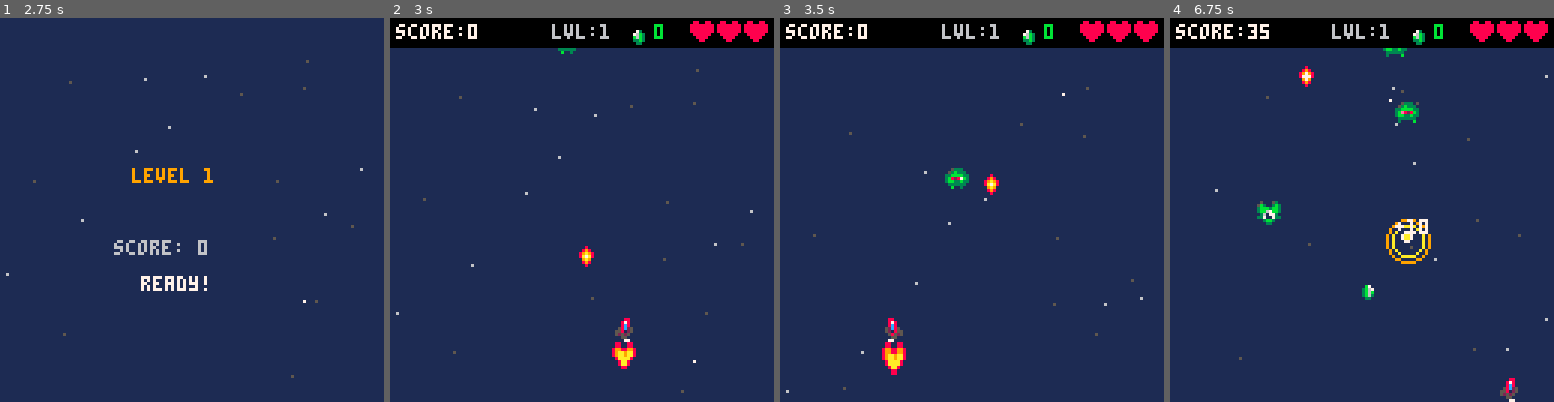
Above: before the commit, frames 1-4 (left to right).
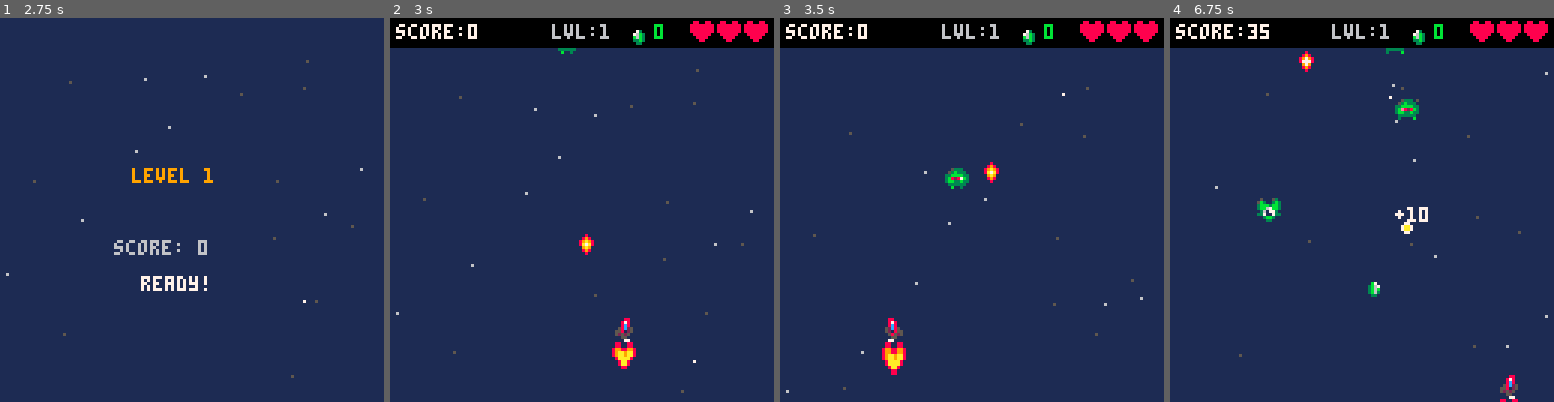
Above: after the commit, the same moments.

Repository: smithjustinn84-netizen/pico8-space-shooter
Game: PICO-8 cartridge space.p8
Two runs of this game, one before a commit and one after it. Both use one fixed random seed, a clock stepped at 60 frames per second and the inputs below.
Inputs:
- Up to frame 1 (2.75 s): tap X (X key) at 0.33, 1.07, 1.85 s; tap O (Z key) at 0.7, 1.7, 2.1, 2.5 s; hold Right 1.6-2.1 s; hold Up 2.15-2.42 s; hold Right from 2.47 s (still down)
- Up to frame 2 (3 s): keep holding Right; tap O (Z key) at 2.9 s; tap X (X key) at 2.97 s
- Up to frame 3 (3.5 s): release Right at 3.03 s; hold Left from 3.08 s (still down); tap O (Z key) at 3.3 s
- Up to frame 4 (6.75 s): release Left at 3.58 s; hold Down 3.63-3.97 s; tap O (Z key) every 0.4 s from 3.7 to 6.5 s; hold Right 4.02-4.68 s; tap X (X key) at 4.08, 5.2, 6.32 s; hold Up 4.73-5.03 s; hold Left 5.08-5.68 s; hold Down 5.73-6.03 s; hold Right 6.08-6.58 s; hold Right from 6.63 s (still down)

Frame 1 is identical in both runs. In frame 2, 0.2% of the frame differs, in the area x 49-54%, y 56-74%; in frame 3, 0.2%; in frame 4, 2.0%, in the area x 11-99%, y 7-100%.

Commit message:
fix: nil crash and player death on stage clear; reformat code

Diff:
--- a/space.p8
+++ b/space.p8
@@ -27,6 +27,7 @@
 
 function _init()
   hi_score = 0
+  final_score = 0
   level = 1
   level_kills = 0
   level_bonus = 0
@@ -130,8 +131,13 @@
     level = 1
     level_kills = 0
     level_bonus = 0
+    entities = {}
+    -- layer-filtered sub-lists: avoid O(n²) full entity scans
+    bullets = {}
+    enemies = {}
+    ebullets = {}
+    gems = {}
     init_player()
-    entities = {}
     shake_t = 0
     shake_mag = 0
     hit_flash_t = 0
@@ -155,33 +161,39 @@
       if level >= 4 and rnd(100) < 0.5 * scale then spawn_enemy("tank") end
       -- level 3+: spinners
       if level >= 3 and rnd(100) < 0.8 * scale then spawn_enemy("spinner") end
-    end
+      -- level 4+: hunters patrol then dive (state-machine enemy)
+      if level >= 4 and rnd(100) < 0.5 * scale then spawn_hunter() end
+    end
+    -- unified entity loop: player + all enemies/bullets/fx
     for e in all(entities) do
       e.update(e)
-      if e.dead then del(entities, e) end
+      if e.dead and e.tag ~= "player" then
+        del(entities, e)
+        -- keep typed sub-lists in sync
+        if e.tag == "bullet" then del(bullets, e) end
+        if e.tag == "enemy" then del(enemies, e) end
+        if e.tag == "ebullet" then del(ebullets, e) end
+        if e.tag == "gem" then del(gems, e) end
+      end
+    end
+    if not p.dead then
+      check_collisions()
     end
     if stage_completing then
       local any = false
       for e in all(entities) do
-        if e.tag == "gem" then any = true break end
+        if e.tag == "gem" then
+          any = true break
+        end
       end
       if not any then
         stage_completing = false
         entities = {}
+        -- re-insert player so it survives the wipe
+        add(entities, p, 1)
         go_to_level_intro()
         return
       end
-    end
-    if not p.dead then
-      update_player(p)
-      check_collisions()
-    else
-      death_timer -= 1
-      if death_timer > 0 and death_timer % 20 == 0 then
-        add(entities, make_explosion(p.x + rnd(16) - 8, p.y + rnd(16) - 8))
-        shake_screen(2, 6)
-      end
-      if death_timer <= 0 then go_to_gameover() end
     end
     if shake_t > 0 then
       shake_t -= 1
@@ -193,11 +205,7 @@
   draw = function()
     apply_shake()
     draw_stars()
-    if p.dead then
-      draw_player_death(p)
-    else
-      draw_player(p)
-    end
+    -- player is entity[1]; all entities draw in insertion order
     for e in all(entities) do
       e.draw(e)
     end
@@ -292,6 +300,7 @@
 function init_player()
   local s = ships[selected_ship]
   p = {
+    tag = "player",
     x = 60,
     y = 100,
     vx = 0,
@@ -316,8 +325,32 @@
     laser_lv = s.laser_lv,
     thrusting = false,
     t_cols = s.t_cols,
-    resources = 0
+    resources = 0,
+    dead = false,
+    -- entity update: runs movement/input, or ticks the death timer
+    update = function(self)
+      if not self.dead then
+        update_player(self)
+      else
+        death_timer -= 1
+        if death_timer > 0 and death_timer % 20 == 0 then
+          add(entities, make_explosion(self.x + rnd(16) - 8, self.y + rnd(16) - 8))
+          shake_screen(2, 6)
+        end
+        if death_timer <= 0 then go_to_gameover() end
+      end
+    end,
+    -- entity draw: renders ship or death animation
+    draw = function(self)
+      if self.dead then
+        draw_player_death(self)
+      else
+        draw_player(self)
+      end
+    end
   }
+  -- insert at front so player draws beneath enemies/bullets
+  add(entities, p, 1)
 end
 
 function update_player(obj)
@@ -368,7 +401,9 @@
 function fire_bullet(obj)
   local btype = obj.weapon
   if btype == "basic" then
-    add(entities, make_bullet(obj, "basic"))
+    local b = make_bullet(obj, "basic")
+    add(entities, b)
+    add(bullets, b)
     local d = make_debris(obj.x + 4, obj.y - 2)
     d.vx = rnd(1) - 0.5
     d.vy = -1 - rnd(1)
@@ -381,8 +416,8 @@
     local b2 = make_bullet(obj, "plasma")
     b1.x -= 3
     b2.x += 3
-    add(entities, b1)
-    add(entities, b2)
+    add(entities, b1) add(bullets, b1)
+    add(entities, b2) add(bullets, b2)
     for i = 1, 2 do
       local d = make_debris(obj.x + 4, obj.y - 2)
       d.vx = rnd(1) - 0.5
@@ -393,7 +428,8 @@
       add(entities, d)
     end
   elseif btype == "laser" then
-    add(entities, make_bullet(obj, "laser"))
+    local b = make_bullet(obj, "laser")
+    add(entities, b) add(bullets, b)
     shake_screen(1, 4)
     for i = 1, 3 do
       local d = make_debris(obj.x + 4, obj.y - 4)
@@ -511,6 +547,29 @@
 -->8
 -- tab 3: entities
 
+-- base entity constructor: creates a table with shared fields
+-- and default update/draw stubs that call self:move() / self:render().
+-- specialized constructors call this, then override what they need.
+function make_ent(tag, x, y)
+  local e = {}
+  e.tag = tag
+  e.x = x
+  e.y = y
+  e.dead = false
+  -- default stubs (overridden per-type)
+  e.move = function(self) end
+  e.render = function(self) end
+  -- colon-style dispatch: self is the entity table
+  e.update = function(self)
+    self:move()
+    if self.dead then return end
+  end
+  e.draw = function(self)
+    self:render()
+  end
+  return e
+end
+
 function move_straight(e)
   -- intentionally empty: vy alone moves enemy straight down
 end
@@ -532,7 +591,9 @@
   e.shoot_t -= 1
   if e.shoot_t <= 0 then
     e.shoot_t = 55
-    add(entities, make_enemy_bullet(e))
+    local eb = make_enemy_bullet(e)
+    add(entities, eb)
+    add(ebullets, eb)
     play_sound(7)
   end
 end
@@ -650,28 +711,118 @@
   }
 }
 
+-- hunter: a state-machine enemy.
+-- state patrol: slides sideways at fixed depth, watching the player.
+-- state dive:   drops straight toward the player at high speed.
+-- 'e.state' holds whichever function is currently active;
+-- e.update calls self:state() each frame to run it.
+function make_hunter()
+  local e = make_ent("enemy", 10 + rnd(100), -8)
+  e.sp = S_ENEMY3
+  e.dx = (rnd(1) > 0.5) and 0.8 or -0.8
+  -- patrol direction
+  e.vy = 0
+  e.w = 8
+  e.h = 8
+  e.pts = 60
+  e.gem_tier = 3
+  e.patrol_y = 10 + rnd(20)
+  -- Y to hold during patrol
+
+  -- state 1: slide sideways until x is within 8px of the player
+  e.patrol = function(self)
+    self.x += self.dx
+    -- bounce off screen edges
+    if self.x < 4 then
+      self.x = 4
+      self.dx = 0.8
+    elseif self.x > 118 then
+      self.x = 118
+      self.dx = -0.8
+    end
+    -- approach the patrol depth
+    local dy = self.patrol_y - self.y
+    self.y += dy * 0.05
+    -- switch to dive when roughly aligned with player
+    if abs(self.x - p.x) < 10 then
+      self.state = self.dive
+    end
+  end
+
+  -- state 2: drop straight down fast
+  e.dive = function(self)
+    self.vy += 0.15
+    -- accelerate downward
+    if self.vy > 4 then self.vy = 4 end
+    self.y += self.vy
+    if self.y > 128 then self.dead = true end
+  end
+
+  -- start in patrol state
+  e.state = e.patrol
+
+  -- override move: just dispatch to whichever state is current
+  e.move = function(self)
+    self:state()
+  end
+
+  -- yellow/gold palette: distinct from other enemy types
+  e.render = function(self)
+    local diving = (self.state == self.dive)
+    if diving then
+      pal(3, 9) pal(11, 10) pal(12, 9)
+      pal(7, 10) pal(6, 9)
+    else
+      pal(3, 4) pal(11, 14) pal(12, 4)
+      pal(7, 14) pal(6, 4)
+    end
+    spr(S_ENEMY3 + flr(t() * 4) % 2, self.x, self.y)
+    pal()
+    -- draw a targeting reticle while patrolling
+    if not diving then
+      local blink = flr(t() * 6) % 2 == 0
+      if blink then
+        line(self.x + 4, self.y + 9, self.x + 4, self.y + 14, 14)
+      end
+    end
+  end
+
+  return e
+end
+
+function spawn_hunter()
+  local e = make_hunter()
+  add(entities, e)
+  add(enemies, e)
+end
+
 function make_bullet(obj, btype)
   local s = S_BULLET
   local v = -4
   if btype == "plasma" then
-    s = S_BULLET_PLASMA
-    v = -5
+    s = S_BULLET_PLASMA v = -5
   end
   if btype == "laser" then
-    s = S_BULLET_LASER
-    v = -6
-  end
-  return {
-    tag = "bullet", x = obj.x, y = obj.y - 4,
-    sp = s, vy = v, w = 8, h = 8, hx = 2, hw = 4, btype = btype,
-    update = function(b)
-      b.y += b.vy
-      if b.y < -8 then b.dead = true end
-    end,
-    draw = function(b)
-      spr(b.sp + flr(t() * 12) % 2, b.x, b.y)
-    end
-  }
+    s = S_BULLET_LASER v = -6
+  end
+  local e = make_ent("bullet", obj.x, obj.y - 4)
+  e.sp = s
+  e.vy = v
+  e.w = 8
+  e.h = 8
+  e.hx = 2
+  e.hw = 4
+  e.btype = btype
+  -- move: fly upward, expire when off-screen
+  e.move = function(self)
+    self.y += self.vy
+    if self.y < -8 then self.dead = true end
+  end
+  -- render: two-frame animation driven by t()
+  e.render = function(self)
+    spr(self.sp + flr(t() * 12) % 2, self.x, self.y)
+  end
+  return e
 end
 
 -- enemy bullet aimed toward the player at time of firing
@@ -681,76 +832,89 @@
   local d = sqrt(dx * dx + dy * dy)
   if d == 0 then d = 1 end
   local spd = 2.2
-  return {
-    tag = "ebullet", x = src.x + 1, y = src.y + 8,
-    vx = (dx / d) * spd, vy = (dy / d) * spd,
-    w = 4, h = 4,
-    update = function(b)
-      b.x += b.vx
-      b.y += b.vy
-      if b.y > 136 or b.y < -16 or b.x < -16 or b.x > 144 then
-        b.dead = true
-      end
-    end,
-    draw = function(b)
-      -- small red plasma bolt
-      pset(b.x, b.y, 8)
-      pset(b.x + 1, b.y, 9)
-      pset(b.x, b.y + 1, 9)
-      pset(b.x + 1, b.y + 1, 10)
-    end
-  }
+  local e = make_ent("ebullet", src.x + 1, src.y + 8)
+  e.vx = (dx / d) * spd
+  e.vy = (dy / d) * spd
+  e.w = 4
+  e.h = 4
+  -- move: travel in aimed direction, expire when off-screen
+  e.move = function(self)
+    self.x += self.vx
+    self.y += self.vy
+    if self.y > 136 or self.y < -16
+        or self.x < -16 or self.x > 144 then
+      self.dead = true
+    end
+  end
+  -- render: 2x2 pixel bolt, hot-core color ramp
+  e.render = function(self)
+    pset(self.x, self.y, 8)
+    pset(self.x + 1, self.y, 9)
+    pset(self.x, self.y + 1, 9)
+    pset(self.x + 1, self.y + 1, 10)
+  end
+  return e
 end
 
 function spawn_enemy(type_name)
   local td = enemy_types[type_name]
-  local x = td.mk_x()
   local dfn = td.draw_fn
-  local e = {
-    tag = "enemy", x = x, y = -8,
-    sp = td.sp, vy = td.mk_vy(),
-    w = 8, h = 8, pts = td.pts, move = td.move,
-    update = function(en)
-      en.y += en.vy
-      en.move(en)
-      if en.y > 128 then en.dead = true end
-    end,
-    draw = function(en)
-      if dfn then
-        dfn(en)
-      else
-        spr(en.sp + flr(t() * 4) % 2, en.x, en.y)
-      end
-    end
-  }
+  local e = make_ent("enemy", td.mk_x(), -8)
+  e.sp = td.sp
+  e.vy = td.mk_vy()
+  e.w = 8
+  e.h = 8
+  e.pts = td.pts
+  -- move: scroll down + run the type-specific steering function.
+  -- td.move (e.g. move_zigzag, move_chase) is called as a plain
+  -- function here because it was authored for the old dot style.
+  e.move = function(self)
+    self.y += self.vy
+    td.move(self)
+    -- delegates to the enemy_types steering fn
+    if self.y > 128 then self.dead = true end
+  end
+  -- render: use the type's custom draw_fn if present, else
+  -- fall back to the animated sprite default.
+  e.render = function(self)
+    if dfn then
+      dfn(self)
+    else
+      spr(self.sp + flr(t() * 4) % 2, self.x, self.y)
+    end
+  end
   td.extra(e)
   e.gem_tier = td.gem_tier or 1
   add(entities, e)
+  add(enemies, e)
 end
 
 function make_explosion(x, y)
-  return {
-    tag = "explosion", x = x, y = y, t = 12,
-    update = function(ex)
-      ex.t -= 1
-      if ex.t <= 0 then ex.dead = true end
-    end,
-    draw = function(ex)
-      local s = S_EXPL_1
-      if ex.t < 4 then
-        s = S_EXPL_3
-      elseif ex.t < 8 then
-        s = S_EXPL_2
-      end
-      spr(s, ex.x, ex.y)
-      if ex.t > 8 then
-        local prog = (12 - ex.t) / 4
-        local r = flr(prog * (2 - prog) * 6)
-        circ(ex.x + 4, ex.y + 4, r, 10)
-        circ(ex.x + 4, ex.y + 4, r + 2, 9)
-      end
-    end
-  }
+  local e = make_ent("explosion", x, y)
+  e.t = 12
+  -- move: count down the timer, mark dead when done
+  -- 'self' here refers to the explosion table (e)
+  e.move = function(self)
+    self.t -= 1
+    if self.t <= 0 then self.dead = true end
+  end
+  -- render: pick the right explosion frame and draw a ring
+  e.render = function(self)
+    local s = S_EXPL_1
+    if self.t < 4 then
+      s = S_EXPL_3
+    elseif self.t < 8 then
+      s = S_EXPL_2
+    end
+    spr(s, self.x, self.y)
+    if self.t > 8 then
+      local prog = (12 - self.t) / 4
+      local r = flr(prog * (2 - prog) * 6)
+      circ(self.x + 4, self.y + 4, r, 10)
+      circ(self.x + 4, self.y + 4, r + 2, 9)
+    end
+  end
+  return e
 end
 
 function make_popup(x, y, pts)
@@ -768,6 +932,13 @@
   }
 end
 
+-- helper: add a gem to both entity list and gems sub-list
+function spawn_gem(x, y, tier)
+  local g = make_gem(x, y, tier)
+  add(entities, g)
+  add(gems, g)
+end
+
 function make_gem(x, y, tier)
   local val = tier == 3 and 4 or (tier == 2 and 2 or 1)
   return {
@@ -777,7 +948,7 @@
     update = function(g)
       local dx = p.x + 4 - g.x
       local dy = p.y + 4 - g.y
-      local dist = sqrt(dx*dx + dy*dy)
+      local dist = sqrt(dx * dx + dy * dy)
       if stage_completing or dist < 24 then
         local spd = stage_completing and 3 or (24 - dist) / 24 * 2
         g.x += dx / dist * spd
@@ -804,87 +975,101 @@
   local spd = 1 + rnd(3)
   local life = 30 + flr(rnd(40))
   local col = ({ 8, 9, 10, 7, 7, 5 })[flr(rnd(6)) + 1]
-  return {
-    tag = "debris", x = x, y = y,
-    vx = cos(ang) * spd, vy = sin(ang) * spd - 0.5,
-    life = life, ml = life, col = col,
-    update = function(d)
-      d.x += d.vx
-      d.y += d.vy
-      d.vy += 0.05
-      d.vx *= 0.97
-      d.life -= 1
-      if d.life <= 0 then d.dead = true end
-    end,
-    draw = function(d)
-      local f = d.life / d.ml
-      local c = f > 0.5 and d.col or (f > 0.2 and 5 or 1)
-      pset(d.x, d.y, c)
-      if f > 0.5 then pset(d.x - d.vx * .4, d.y - d.vy * .4, 1) end
-    end
-  }
-end
-
+  local e = make_ent("debris", x, y)
+  e.vx = cos(ang) * spd
+  e.vy = sin(ang) * spd - 0.5
+  e.life = life
+  e.ml = life
+  e.col = col
+  -- move: physics step — gravity drag and lifetime countdown
+  e.move = function(self)
+    self.x += self.vx
+    self.y += self.vy
+    self.vy += 0.05
+    -- gravity
+    self.vx *= 0.97
+    -- drag
+    self.life -= 1
+    if self.life <= 0 then self.dead = true end
+  end
+  -- render: fade from bright to dark as lifetime expires
+  e.render = function(self)
+    local f = self.life / self.ml
+    local c = f > 0.5 and self.col or (f > 0.2 and 5 or 1)
+    pset(self.x, self.y, c)
+    if f > 0.5 then pset(self.x - self.vx * .4, self.y - self.vy * .4, 1) end
+  end
+  return e
+end
+
+-- optimized collision: uses typed sub-lists so we only check
+-- bullets×enemies (layer filtering) instead of entities×entities.
 function check_collisions()
-  for e in all(entities) do
-    if e.tag == "enemy" and not e.dead then
-      for b in all(entities) do
-        if b.tag == "bullet" and not b.dead and collide(e, b) then
+  -- 1. player bullets vs enemies
+  for en in all(enemies) do
+    if not en.dead then
+      for b in all(bullets) do
+        if not b.dead and collide(en, b) then
           b.dead = true
-          if e.hp and e.hp > 1 then
-            e.hp -= 1
-            e.flash = 3
+          if en.hp and en.hp > 1 then
+            en.hp -= 1
+            en.flash = 3
             play_sound(8)
           else
             play_sound(1)
-            add(entities, make_explosion(e.x, e.y))
-            add(entities, make_popup(e.x, e.y, e.pts))
-            e.dead = true
-            score += e.pts
+            add(entities, make_explosion(en.x, en.y))
+            add(entities, make_popup(en.x, en.y, en.pts))
+            en.dead = true
+            score += en.pts
             level_kills += 1
             if level_kills >= level * 8 then
               level += 1
               level_kills = 0
               stage_completing = true
               for e in all(entities) do
-                if e.tag ~= "gem" then e.dead = true end
+                if e.tag ~= "gem" and e.tag ~= "player" then e.dead = true end
               end
+              -- sub-lists will be cleaned up in the main update loop
               return
             end
             shake_screen(2, 8)
-            local drop = e.gem_tier == 3 and 70 or (e.gem_tier == 2 and 50 or 30)
+            local drop = en.gem_tier == 3 and 70 or (en.gem_tier == 2 and 50 or 30)
             if rnd(100) < drop then
-              add(entities, make_gem(e.x, e.y, e.gem_tier))
+              spawn_gem(en.x, en.y, en.gem_tier)
             end
           end
         end
       end
-      if p.iframes <= 0 and collide(p, e) then
+      -- 2. enemy body vs player (no iframes needed on enemy bullets)
+      if p.iframes <= 0 and collide(p, en) then
         play_sound(2)
-        add(entities, make_explosion(e.x, e.y))
-        e.dead = true
+        add(entities, make_explosion(en.x, en.y))
+        en.dead = true
         damage_player(60)
         shake_screen(3, 12)
         hit_flash_t = 8
       end
     end
-    -- enemy bullets hit the player
-    if e.tag == "ebullet" and not e.dead and p.iframes <= 0 then
-      if collide(p, e) then
-        e.dead = true
+  end
+  -- 3. enemy bullets vs player
+  if p.iframes <= 0 then
+    for eb in all(ebullets) do
+      if not eb.dead and collide(p, eb) then
+        eb.dead = true
         damage_player(50)
         shake_screen(2, 8)
         hit_flash_t = 6
         play_sound(2)
       end
     end
-    if e.tag == "gem" and not e.dead then
-      if collide(p, e) then
-        p.resources += e.value
-        e.dead = true
-        add(entities, make_popup(e.x, e.y, e.value))
-        play_sound(9)
-      end
+  end
+  -- 4. gems vs player
+  for g in all(gems) do
+    if not g.dead and collide(p, g) then
+      p.resources += g.value
+      g.dead = true
+      add(entities, make_popup(g.x, g.y, g.value))
+      play_sound(9)
     end
   end
 end
